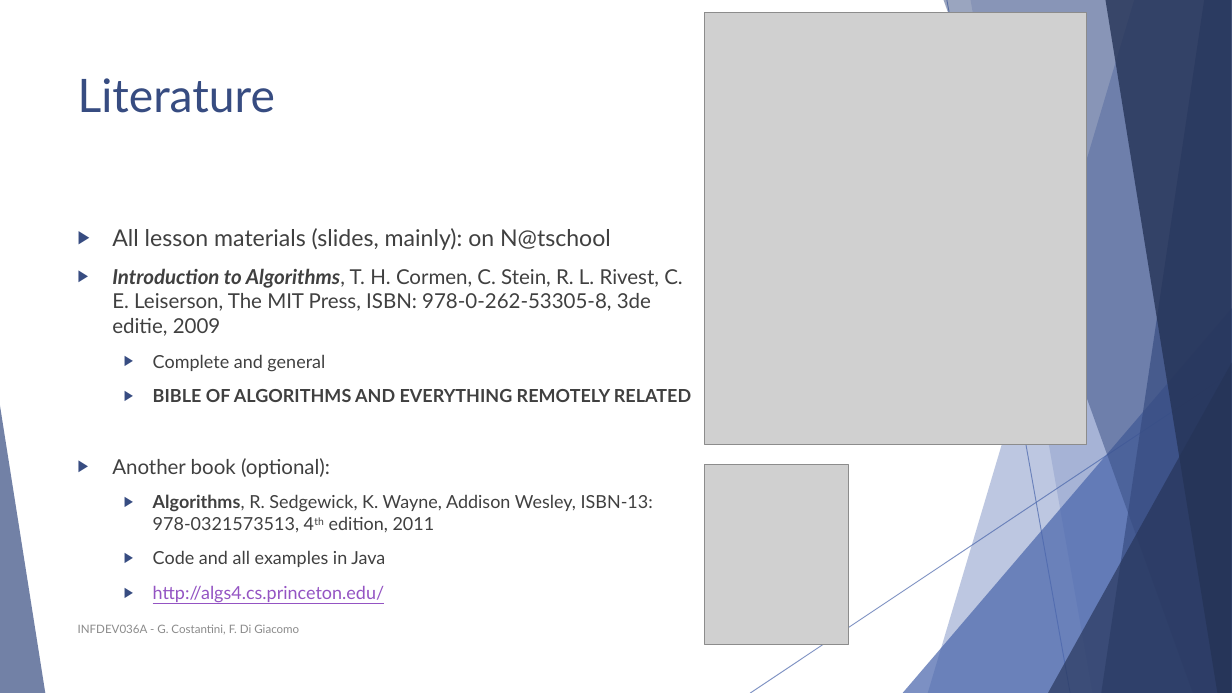
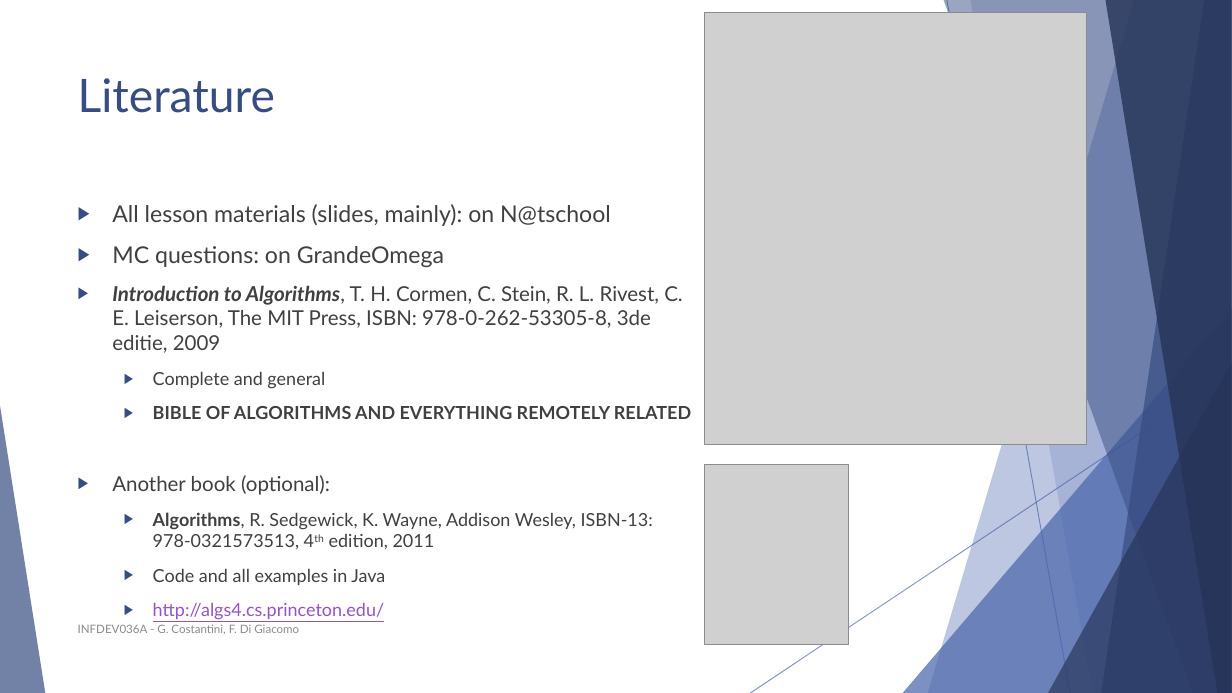
Before and after one commit to FurkanAndac/Development-6A, a slide deck: slide 4 of Slides/Unit 1 - Intro, array, complexity - 2017 - Anim Giulia.pptx (slide 5 before the commit). Drawn at 1232x693 pixels with LibreOffice and Linux fonts; fonts in the diff are those of the drawing; grey boxes stand for pictures. Boxes give left, top, right and bottom in pixels: in the first picture for what was removed or moved away, otherwise in the second. Text is boxed around its words. In the diff, an @@ line names an element or a change of style, - is before the commit and + after.

Commit message:
fixes to slides G

```diff
--- a/Slides/Unit 1 - Intro, array, complexity - 2017 - Anim Giulia.pptx
+++ b/Slides/Unit 1 - Intro, array, complexity - 2017 - Anim Giulia.pptx
@@ text "All lesson materials (slides, mainly): ...": place and size @@
-text "All lesson materials (slides, mainly): ..." at (112, 228, 691, 604)
+text "All lesson materials (slides, mainly): ..." at (112, 204, 691, 620)
@@ text at (112, 246, 444, 267): paragraph added @@
+▶ MC questions: on GrandeOmega
```
Also in this commit, not shown: 2 other slides changed, 1 slide added, 1 other file.
